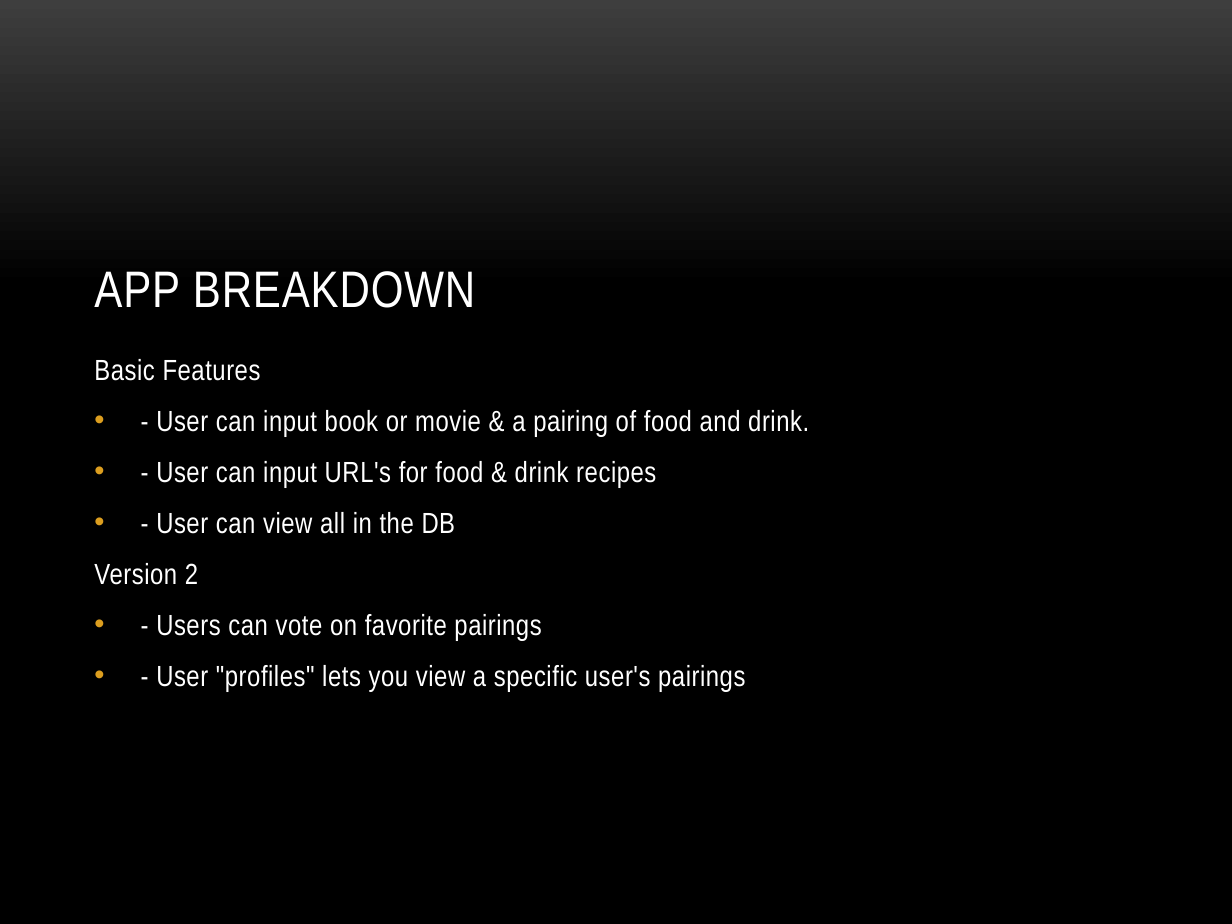
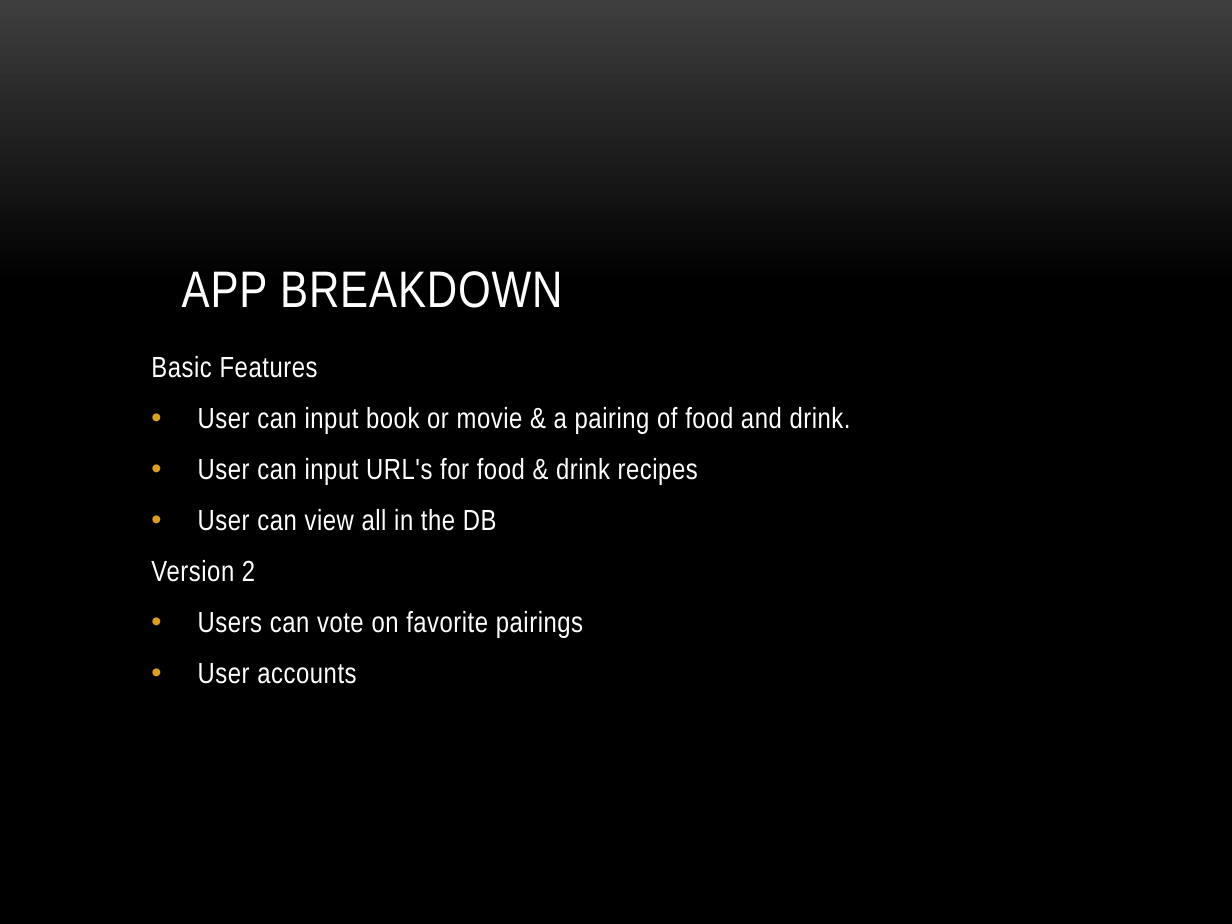
Before and after one commit to dmaddox/Binge, a slide deck: slide 6 of BINGE.pptx (slide 5 before the commit). Drawn at 1232x924 pixels with LibreOffice and Linux fonts; fonts in the diff are those of the drawing; background and template pictures are left out. Boxes give left, top, right and bottom in pixels: in the first picture for what was removed or moved away, otherwise in the second. Text is boxed around its words. In the diff, an @@ line names an element or a change of style, - is before the commit and + after.

Commit message:
Updating powerpoint

```diff
--- a/BINGE.pptx
+++ b/BINGE.pptx
@@ title "APP BREAKDOWN": place and size @@
-title "APP BREAKDOWN" at (94, 271, 475, 308)
+title "APP BREAKDOWN" at (182, 271, 562, 308)
@@ text "Basic Features": place and size @@
-text "Basic Features" at (94, 359, 809, 691)
+text "Basic Features" at (151, 356, 851, 684)
@@ text at (198, 407, 851, 531): text changed @@
-• - User can input book or movie & a pairing of food and drink.
-• - User can input URL's for food & drink recipes
-• - User can view all in the DB
+• User can input book or movie & a pairing of food and drink.
+• User can input URL's for food & drink recipes
+• User can view all in the DB
@@ text at (198, 611, 583, 684): text changed @@
-• - Users can vote on favorite pairings
-• - User "profiles" lets you view a specific user's pairings
+• Users can vote on favorite pairings
+• User accounts
```
Also in this commit, not shown: 4 other slides changed, 3 slides added, 2 slides removed.
